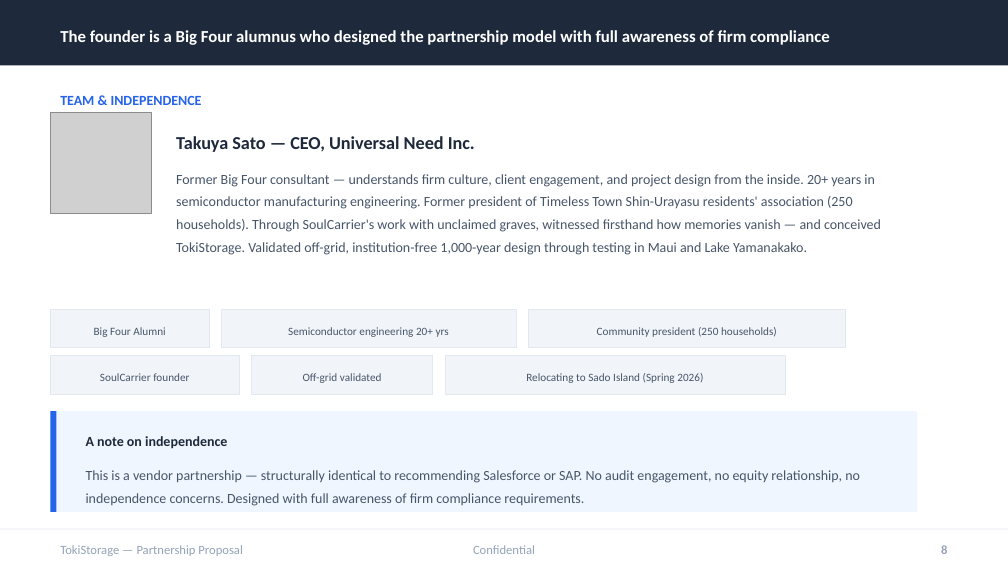
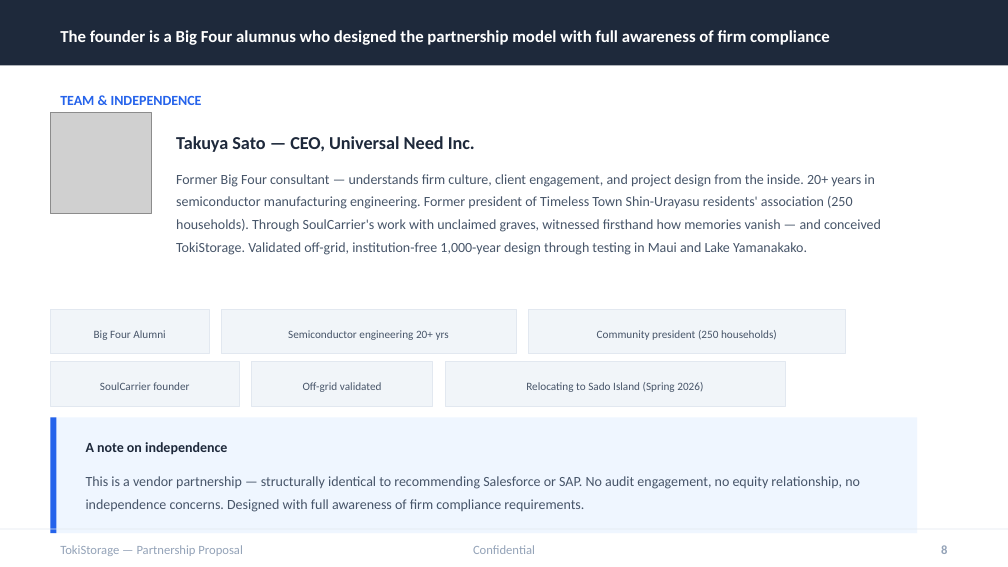
Before and after one commit to timeless-residents/pearlmemorial, a slide deck: slide 8 of toki/tokistorage-partnership-deck-en.pptx. Drawn at 1008x567 pixels with LibreOffice and Linux fonts; fonts in the diff are those of the drawing; grey boxes stand for pictures. Boxes give left, top, right and bottom in pixels: in the first picture for what was removed or moved away, otherwise in the second. Text is boxed around its words. In the diff, an @@ line names an element or a change of style, - is before the commit and + after.

```diff
--- a/toki/tokistorage-partnership-deck-en.pptx
+++ b/toki/tokistorage-partnership-deck-en.pptx
@@ rectangle: place and size @@
-rectangle at [50,309,209,348]
+rectangle at [50,309,209,354]
@@ rectangle: place and size @@
-rectangle at [221,309,515,348]
+rectangle at [221,309,515,354]
@@ rectangle: place and size @@
-rectangle at [528,309,846,348]
+rectangle at [528,309,846,354]
@@ rectangle: place and size @@
-rectangle at [50,356,240,394]
+rectangle at [50,362,240,406]
@@ text "SoulCarrier founder": place and size @@
-text "SoulCarrier founder" at [100,373,189,381]
+text "SoulCarrier founder" at [100,382,189,390]
@@ rectangle: place and size @@
-rectangle at [252,356,433,394]
+rectangle at [252,362,433,406]
@@ text "Off-grid validated": place and size @@
-text "Off-grid validated" at [303,373,382,383]
+text "Off-grid validated" at [303,382,382,392]
@@ rectangle: place and size @@
-rectangle at [445,356,785,394]
+rectangle at [445,362,785,406]
@@ text "Relocating to Sado Island (Spring ...": place and size @@
-text "Relocating to Sado Island (Spring ..." at [526,373,703,383]
+text "Relocating to Sado Island (Spring ..." at [526,382,703,392]
@@ rectangle: place and size @@
-rectangle at [50,411,917,512]
+rectangle at [50,417,917,533]
@@ rectangle: place and size @@
-rectangle at [50,411,56,512]
+rectangle at [50,417,56,533]
@@ text "A note on independence": place and size @@
-text "A note on independence" at [86,436,227,449]
+text "A note on independence" at [86,442,227,455]
@@ text "This is a vendor partnership ...": place and size @@
-text "This is a vendor partnership ..." at [86,470,860,506]
+text "This is a vendor partnership ..." at [86,476,860,512]
```
Also in this commit, not shown: 4 other files.
